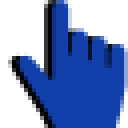
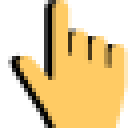
Layer changes from the first 128 x 128 image to the second:
added layer "Layer 3" above "Layer 2" over [16, 0, 128, 128]
hid "Layer 1" over [16, 0, 128, 128]
